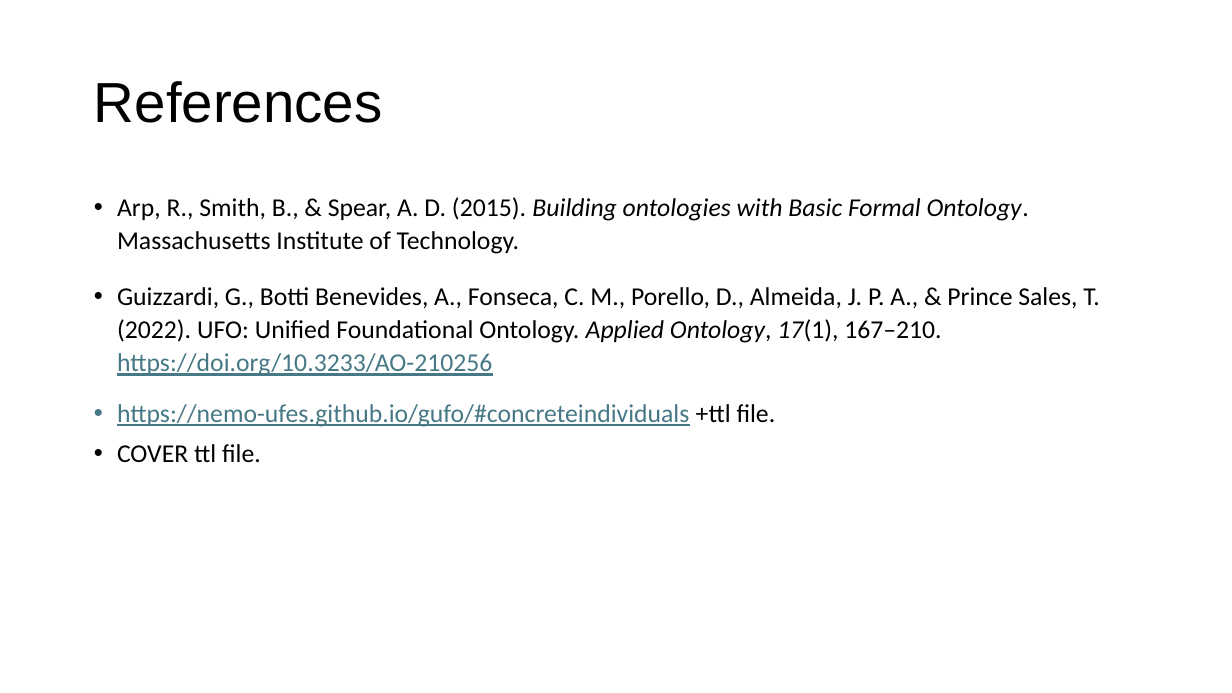
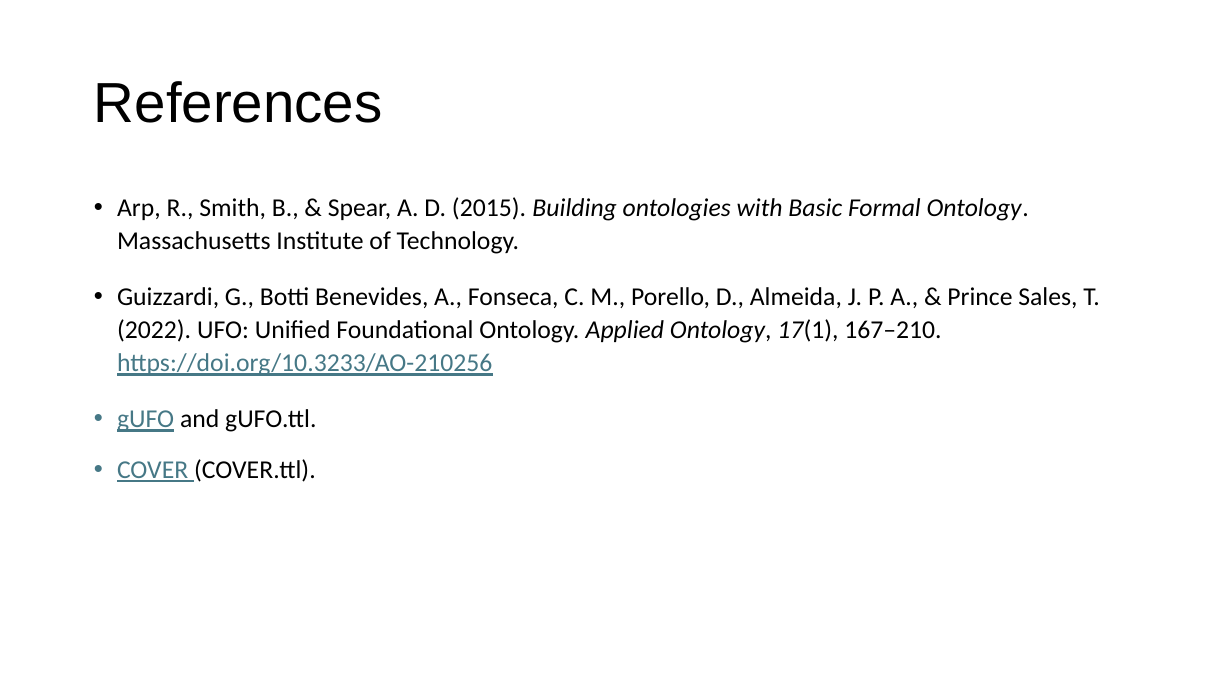
Before and after one commit to gioUbbiali/Sustainability-Core-Ontology, a slide deck: slide 13 of SCO/working materials/Slide deck - SCO-UFO aligment.pptx (slide 9 before the commit). Drawn at 1232x693 pixels with LibreOffice and Linux fonts; fonts in the diff are those of the drawing. Boxes give left, top, right and bottom in pixels: in the first picture for what was removed or moved away, otherwise in the second. Text is boxed around its words. In the diff, an @@ line names an element or a change of style, - is before the commit and + after.

Commit message:
working on the slide deck

```diff
--- a/SCO/working materials/Slide deck - SCO-UFO aligment.pptx
+++ b/SCO/working materials/Slide deck - SCO-UFO aligment.pptx
@@ text at [117,409,316,482]: text changed; text colour #467886 to #000000 @@
-• https://nemo-ufes.github.io/gufo/#concreteindividuals +ttl file.
-• COVER ttl file.
+• gUFO and gUFO.ttl.
+• COVER (COVER.ttl).
```
Also in this commit, not shown: 1 other slide changed, 6 slides added, 2 slides removed, 1 other file.
